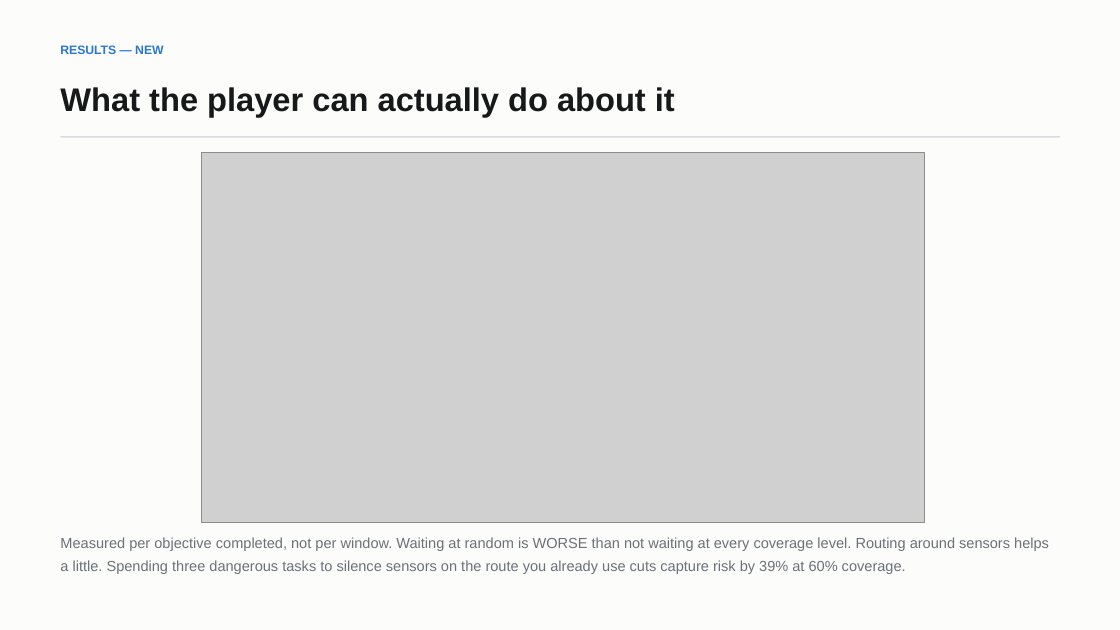
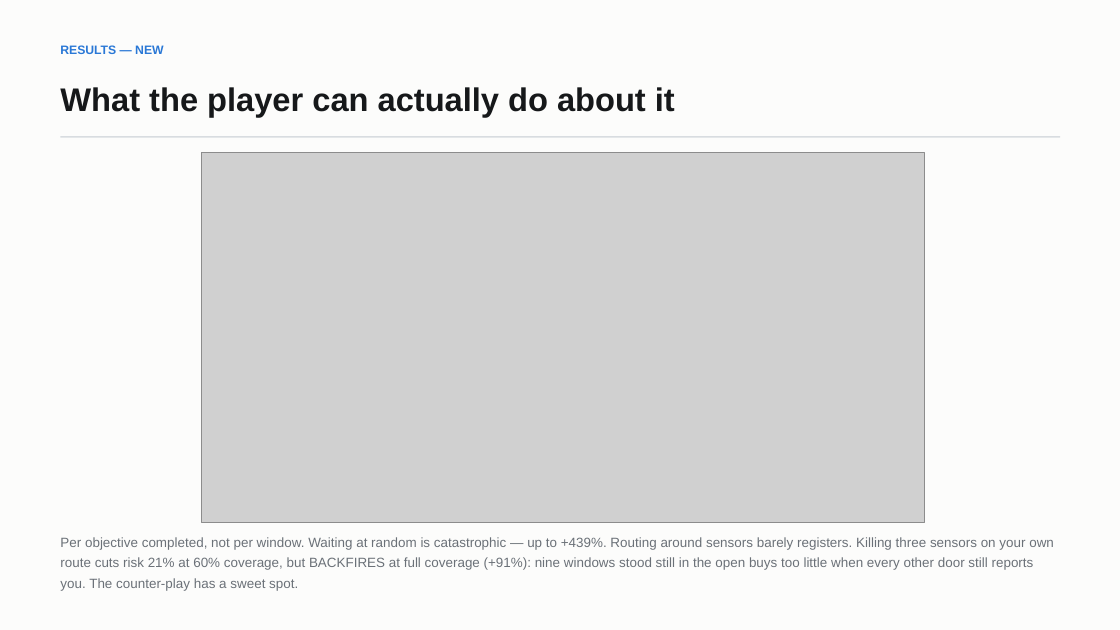
Before and after one commit to Sh1v4mKum4r/parity, a slide deck: slide 19 of docs/PARITY-review3-deck.pptx. Drawn at 1120x630 pixels with LibreOffice and Linux fonts; fonts in the diff are those of the drawing; grey boxes stand for pictures. Boxes give left, top, right and bottom in pixels: in the first picture for what was removed or moved away, otherwise in the second. Text is boxed around its words. In the diff, an @@ line names an element or a change of style, - is before the commit and + after.

Commit message:
Fix the player model, and accuracy goes from 60% to 89%
The ceiling was not a property of the AI. It was a property of a bot that flipped
a coin about whether to stop and write EVERY time it entered a codebook room,
including rooms it had already copied. Real players record a codebook once.

- HabitualBot, EvasiveBot and StealthBot now record a room the first time they
  reach it and only occasionally pause to re-verify an old page
- Held-out accuracy on a habitual player: 85.2%, and 89.0% once the model has
  settled, against an oracle ceiling of 91.8%. That is 97% of the achievable
  signal, up from 85%
- Against a perfectly consistent player the model reaches 100%, which settles the
  question of whether it CAN be perfect: it can, and the shortfall is the
  player's own deviation rate
- Dwell was the dominant source of unpredictability, not route noise: removing
  the dwell coin-flip alone moved settled accuracy from 64% to 93%

E12 had to be rebuilt to stay honest:
- Every strategy now pays the same writing cost; previously only the habitual bot
  had the fix, which silently made the others look worse
- route_around and disable_3 use StealthBot's navigation, so they were being
  compared against HabitualBot's. Added a "plain" StealthBot baseline so the
  comparison isolates the strategy rather than the movement code

The result is more interesting than before. Waiting is catastrophic (+439% at
full coverage). Routing around sensors barely registers. Disabling three sensors
cuts risk 21% at 60% coverage but backfires at full coverage (+91%): nine windows
stood still in the open buys too little when every other door still reports you.
The counter-play has a sweet spot.

```diff
--- a/docs/PARITY-review3-deck.pptx
+++ b/docs/PARITY-review3-deck.pptx
@@ text at [60, 537, 1054, 591]: text changed; size 12.5 to 11.5 pt @@
-Measured per objective completed, not per window. Waiting at random is WORSE than not waiting at every coverage level. Routing around sensors helps a little. Spending three dangerous tasks to silence sensors on the route you already use cuts capture risk by 39% at 60% coverage.
+Per objective completed, not per window. Waiting at random is catastrophic — up to +439%. Routing around sensors barely registers. Killing three sensors on your own route cuts risk 21% at 60% coverage, but BACKFIRES at full coverage (+91%): nine windows stood still in the open buys too little when every other door still reports you. The counter-play has a sweet spot.
```
Also in this commit, not shown: 4 other slides changed, 16 other files.
